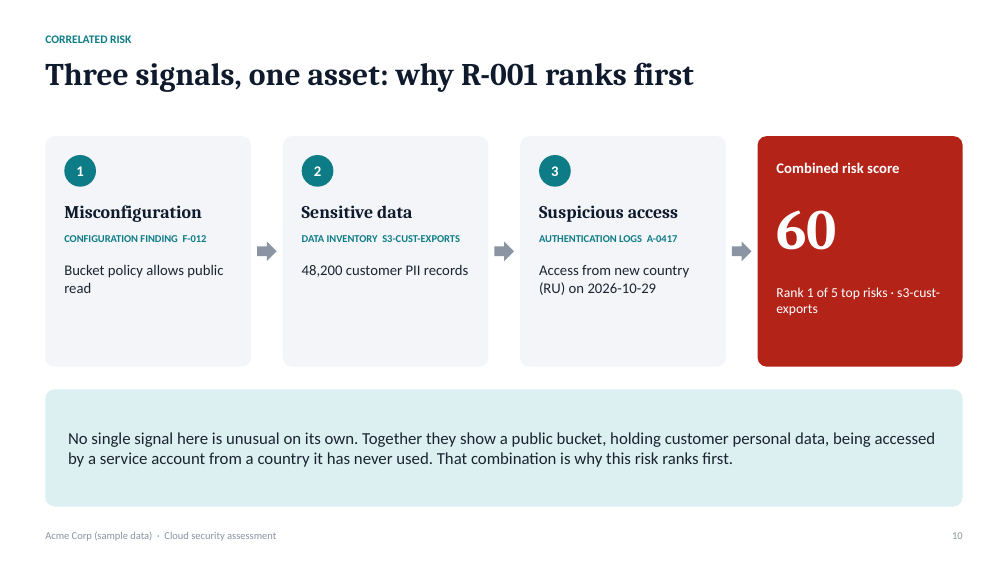
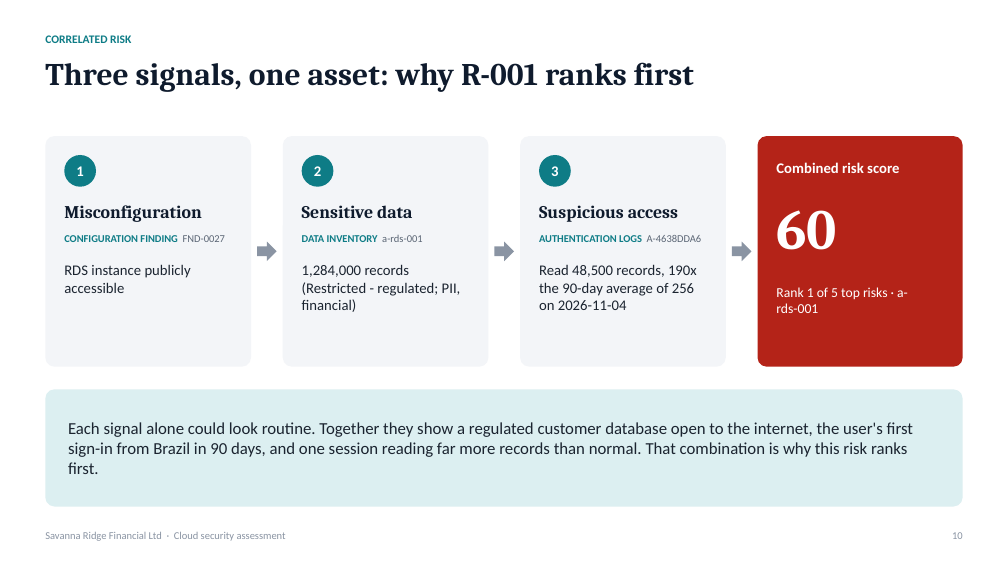
Before and after one commit to judie-paul/secassess-mcp, a slide deck: slide 10 of examples/sample_report.pptx. Drawn at 1008x567 pixels with LibreOffice and Linux fonts; fonts in the diff are those of the drawing. Boxes give left, top, right and bottom in pixels: in the first picture for what was removed or moved away, otherwise in the second. Text is boxed around its words. In the diff, an @@ line names an element or a change of style, - is before the commit and + after.

Commit message:
Check AI risk text for numbers, fix real-data layout, align skills with backend

```diff
--- a/examples/sample_report.pptx
+++ b/examples/sample_report.pptx
@@ text at bbox=[64, 235, 225, 242]: text changed @@
-CONFIGURATION FINDING F-012
+CONFIGURATION FINDING FND-0027
@@ text at bbox=[302, 235, 422, 242]: text changed @@
-DATA INVENTORY S3-CUST-EXPORTS
+DATA INVENTORY a-rds-001
@@ text at bbox=[539, 235, 702, 242]: text changed @@
-AUTHENTICATION LOGS A-0417
+AUTHENTICATION LOGS A-4638DDA6
@@ text at bbox=[64, 264, 191, 293]: text changed @@
-Bucket policy allows public read
+RDS instance publicly accessible
@@ text at bbox=[302, 264, 461, 312]: text changed @@
-48,200 customer PII records
+1,284,000 records (Restricted - regulated; PII, financial)
@@ text at bbox=[539, 264, 697, 310]: text changed @@
-Access from new country (RU) on 2026-10-29
+Read 48,500 records, 190x the 90-day average of 256 on 2026-11-04
@@ text at bbox=[776, 287, 908, 313]: text changed @@
-Rank 1 of 5 top risks · s3-cust-exports
+Rank 1 of 5 top risks · a-rds-001
@@ text at bbox=[68, 422, 913, 474]: text changed @@
-No single signal here is unusual on its own. Together they show a public bucket, holding customer personal data, being accessed by a service account from a country it has never used. That combination is why this risk ranks first.
+Each signal alone could look routine. Together they show a regulated customer database open to the internet, the user's first sign-in from Brazil in 90 days, and one session reading far more records than normal. That combination is why this risk ranks first.
@@ text at bbox=[45, 532, 286, 541]: text changed @@
-Acme Corp (sample data) · Cloud security assessment
+Savanna Ridge Financial Ltd · Cloud security assessment
```
Also in this commit, not shown: 11 other slides changed, 14 other files.
